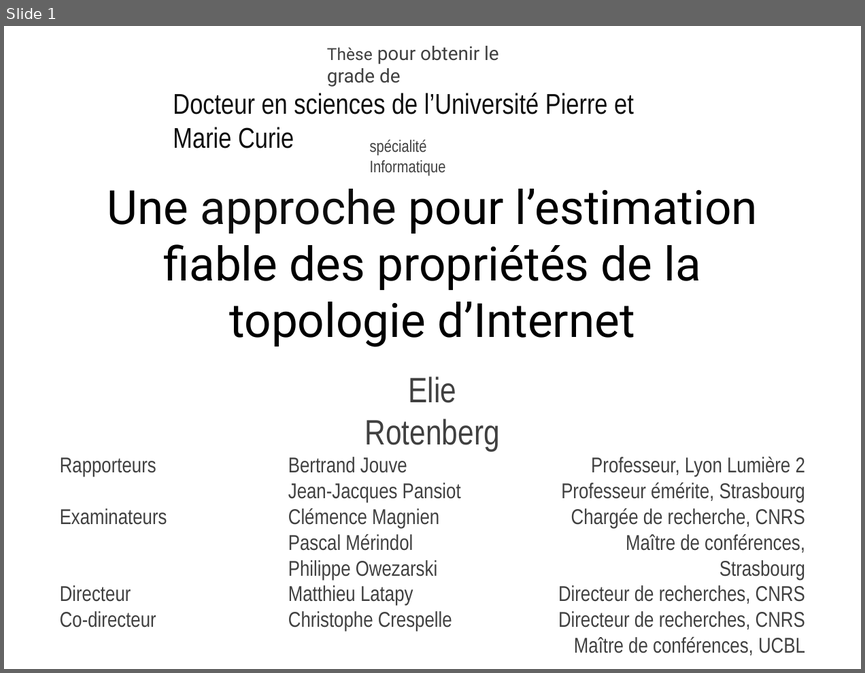
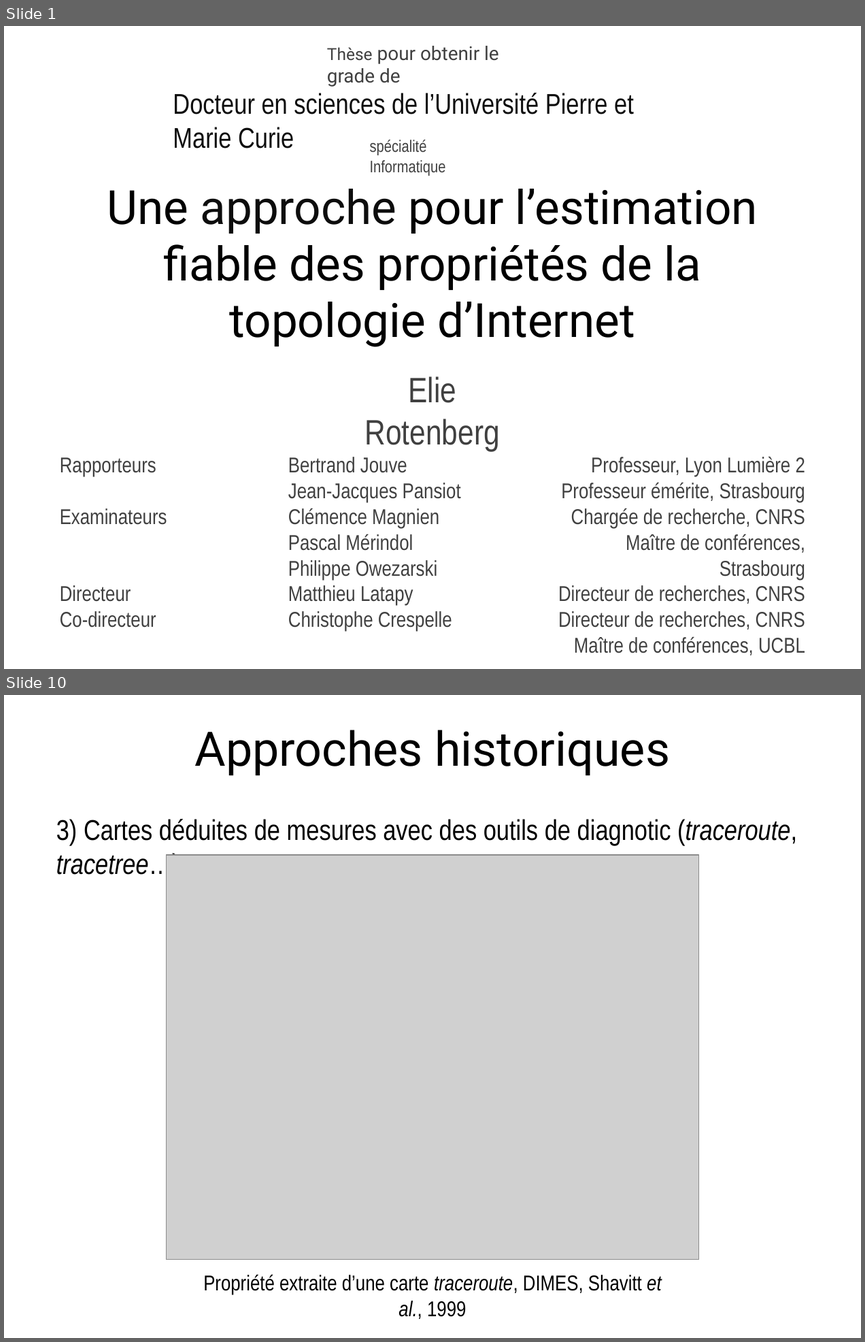
Before and after one commit to elierotenberg/my-thesis, a slide deck: slides.pptx. Shown one above the other, each under a label of ours: slide 1 before the commit, slides 1 and 10 after it; the slides between them are not shown. The pictures are 865x673 and 865x1342 pixels, drawn with LibreOffice and Linux fonts; fonts in the diff are those of the drawing; grey boxes stand for pictures. Boxes give left, top, right and bottom in pixels: in the first picture for what was removed or moved away, otherwise in the second. Text is boxed around its words. In the diff, an @@ line names an element or a change of style, - is before the commit and + after.

```diff
--- a/slides.pptx
+++ b/slides.pptx
@@ slide 10 added at [4,695,861,1338], background #FFFFFF @@
@@ title added at [195,730,670,776], 40 pt, text #000000 @@
+Approches historiques
@@ text added at [56,819,797,845], 24 pt, text #000000 @@
+3) Cartes déduites de mesures avec des outils de diagnotic (traceroute, tracetree…)
@@ picture added at [166,855,699,1259] @@
@@ text added at [203,1274,662,1319], 18 pt, text #000000 @@
+Propriété extraite d’une carte traceroute, DIMES, Shavitt et al., 1999
```
Also in this commit, not shown: 10 other slides added.
